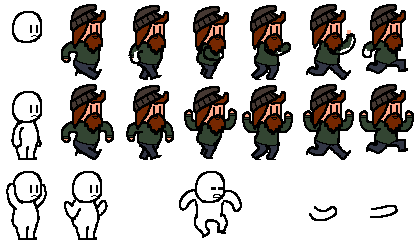
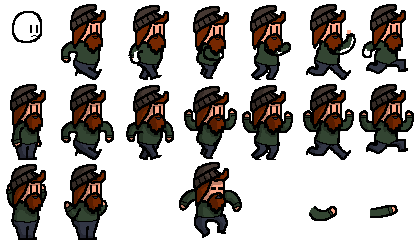
Layers edited between the first and the second 420px x 240px image:
moved "Group 1" above "shading" over [left=8, top=37, right=403, bottom=223]
added layer "Layer 25" in group "Group 1" over [left=198, top=171, right=220, bottom=186]
added layer "Layer 24" in group "Group 1" over [left=15, top=173, right=37, bottom=188]
added layer "Layer 23" in group "Group 1" over [left=15, top=93, right=37, bottom=108]
added layer "Layer 22" in group "Group 1" over [left=75, top=173, right=97, bottom=188]
added layer "Layer 28" in group "Group 1" over [left=32, top=196, right=38, bottom=199]
added layer "Layer 27" in group "Group 1" over [left=92, top=196, right=98, bottom=199]
added layer "Layer 26" in group "Group 1" over [left=32, top=116, right=38, bottom=119]
painted on "details" over [left=8, top=113, right=394, bottom=223]
renamed "Layer 21" to "shading", opacity 100% → 25%, painted on it over [left=8, top=87, right=403, bottom=238]
painted on "beard" over [left=24, top=112, right=226, bottom=214]
painted on "beard color" over [left=27, top=37, right=397, bottom=211]
painted on "hat" over [left=10, top=84, right=229, bottom=209]
painted on "hat color" over [left=11, top=86, right=228, bottom=206]
painted on "color" over [left=8, top=102, right=397, bottom=238]
